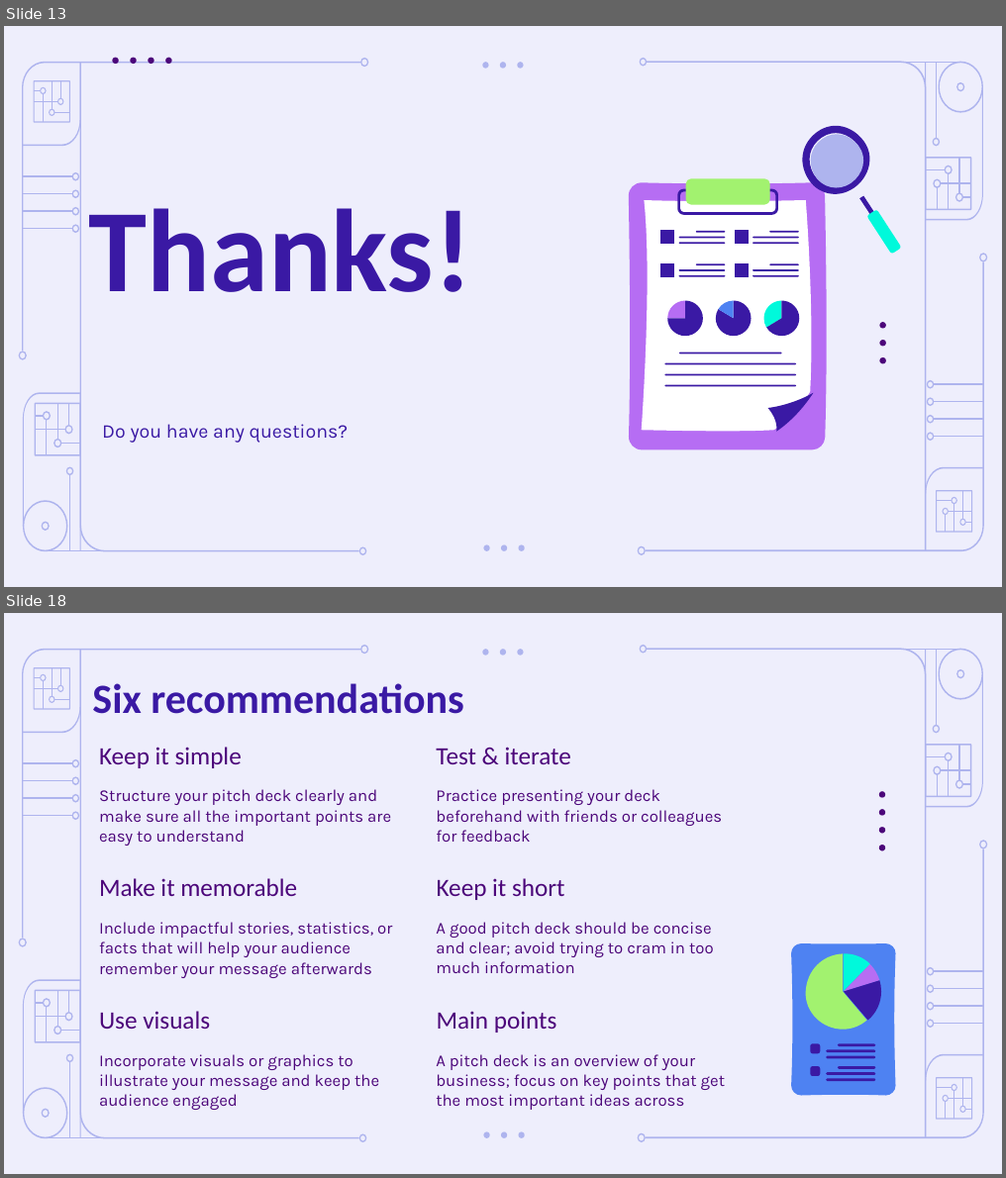
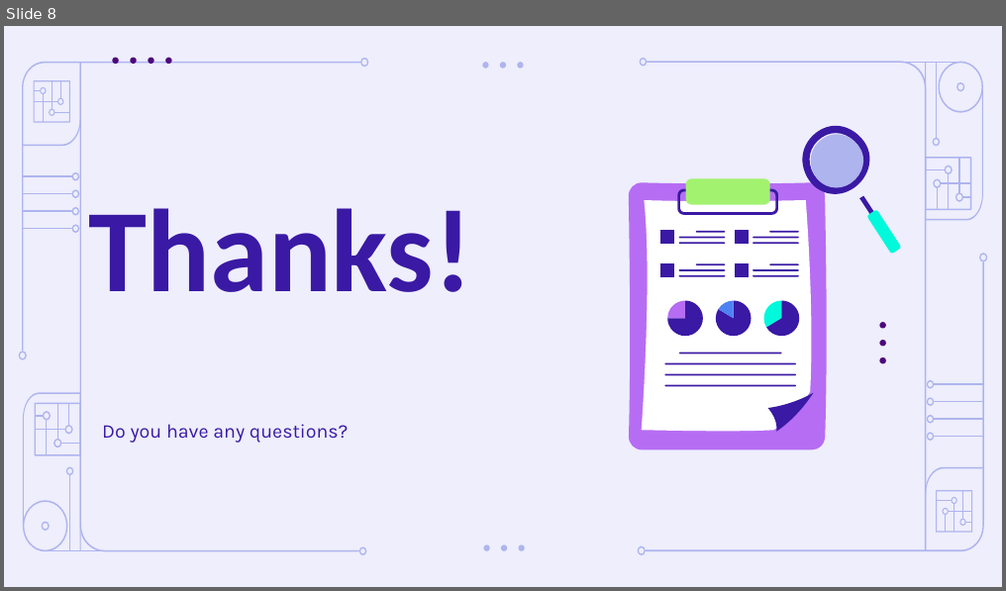
Before and after one commit to MoroboshiDann/portfolio-management-team2, a slide deck: Artificial Intelligence in Finance Pitch Deck by Slidesgo.odp. Shown one above the other, each under a label of ours: slides 13 and 18 before the commit, slide 8 after it; the slides between them are not shown. The pictures are 1006x1178 and 1006x591 pixels, drawn with LibreOffice and Linux fonts; fonts in the diff are those of the drawing. Boxes give left, top, right and bottom in pixels: in the first picture for what was removed or moved away, otherwise in the second. Text is boxed around its words. In the diff, an @@ line names an element or a change of style, - is before the commit and + after.

```diff
--- a/Artificial Intelligence in Finance Pitch Deck by Slidesgo.odp
+++ b/Artificial Intelligence in Finance Pitch Deck by Slidesgo.odp
@@ slide 18 removed at (4, 613, 1002, 1174), background #EEEEFC; not listed: 86 template elements that a slide beside it also shows @@
@@ title removed at (92, 683, 464, 714) @@
-Six recommendations
@@ subtitle removed at (99, 747, 242, 768) @@
-Keep it simple
@@ subtitle removed at (436, 747, 571, 764) @@
-Test & iterate
@@ subtitle removed at (99, 789, 391, 846) @@
-Structure your pitch deck clearly and make sure all the important points are easy to understand
@@ subtitle removed at (436, 789, 722, 842) @@
-Practice presenting your deck beforehand with friends or colleagues for feedback
@@ group removed at (879, 791, 885, 851): 4 ellipses @@
@@ subtitle removed at (99, 878, 297, 896) @@
-Make it memorable
@@ subtitle removed at (437, 878, 565, 900) @@
-Keep it short
@@ subtitle removed at (99, 922, 392, 978) @@
-Include impactful stories, statistics, or facts that will help your audience remember your message afterwards
@@ subtitle removed at (436, 922, 714, 973) @@
-A good pitch deck should be concise and clear; avoid trying to cram in too
-much information
@@ subtitle removed at (99, 1011, 210, 1029) @@
-Use visuals
@@ subtitle removed at (437, 1011, 557, 1033) @@
-Main points
@@ subtitle removed at (99, 1055, 379, 1110) @@
-Incorporate visuals or graphics to illustrate your message and keep the audience engaged
@@ subtitle removed at (436, 1055, 725, 1110) @@
-A pitch deck is an overview of your business; focus on key points that get the most important ideas across
@@ group removed at (791, 944, 896, 1095): 13 freeform shapes @@
@@ what was slide 13 is now slide 8 @@
```
Also in this commit, not shown: 6 slides changed, 1 slide added, 12 other slides removed.
